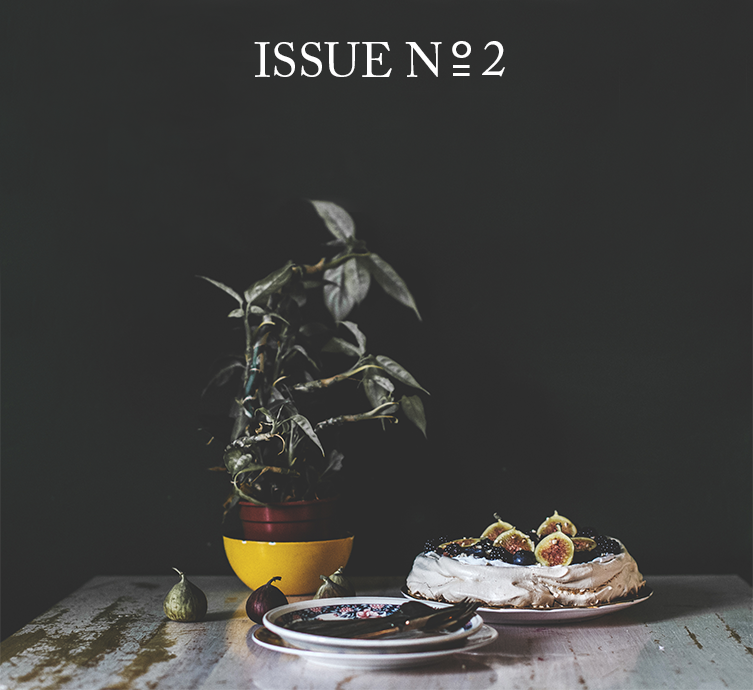
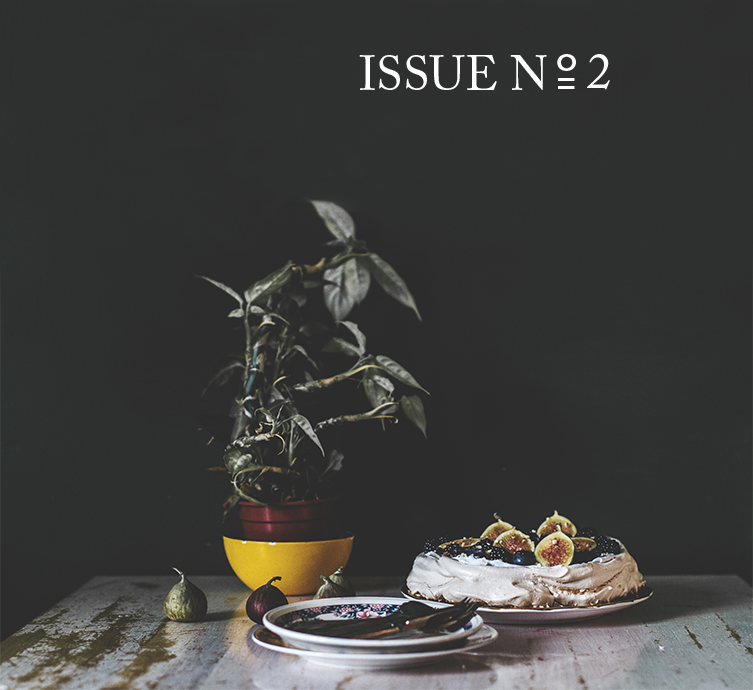
Layered file, before and after one edit (753 × 690). Changes by layer:
removed layer "°" over box(452, 41, 471, 58)
removed layer "- kopio" over box(453, 65, 470, 68)
removed layer "-" over box(453, 73, 470, 76)
painted on "2" over box(359, 41, 610, 90)
removed layer "ISSUE N" over box(254, 42, 442, 77)
